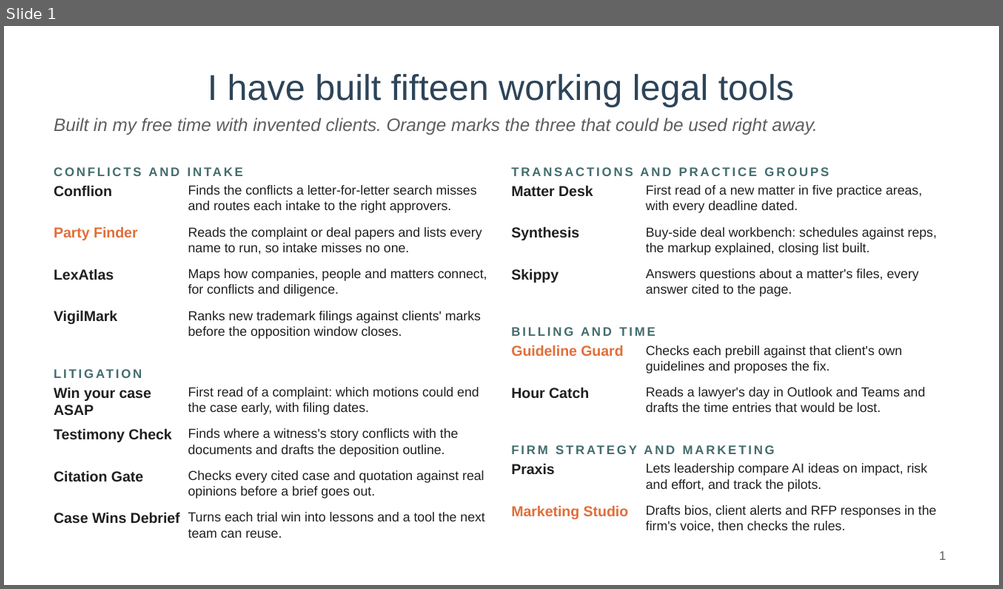
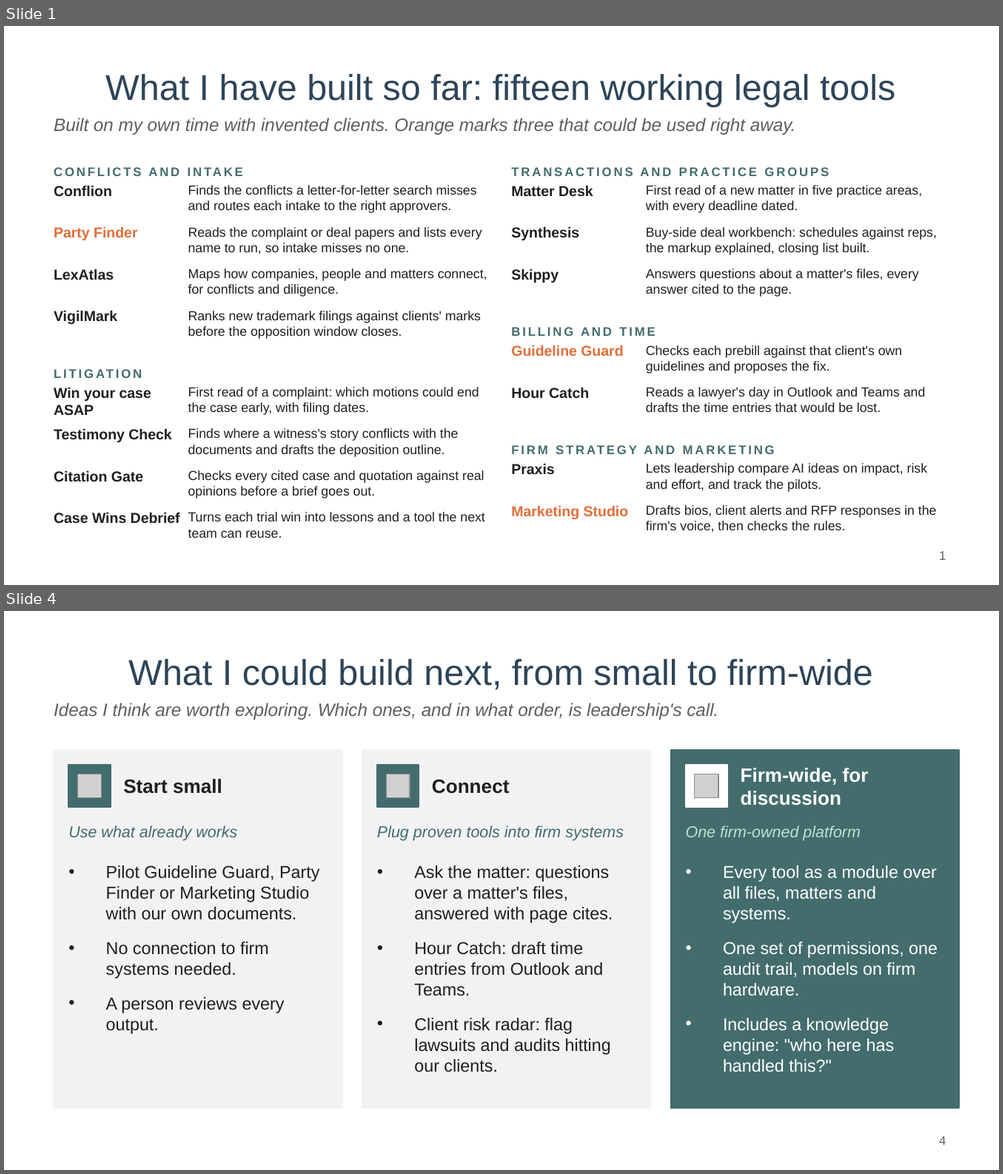
Before and after one commit to mylesparslow-collab/legal-portfolio, a slide deck: downloads/AI-ideas-Myles-Parslow.pptx. Shown one above the other, each under a label of ours: slide 1 before the commit, slides 1 and 4 after it; the slides between them are not shown. The pictures are 1003x589 and 1003x1174 pixels, drawn with LibreOffice and Linux fonts; fonts in the diff are those of the drawing; grey boxes stand for pictures; background and template pictures are left out. Boxes give left, top, right and bottom in pixels: in the first picture for what was removed or moved away, otherwise in the second. Text is boxed around its words. In the diff, an @@ line names an element or a change of style, - is before the commit and + after.

```diff
--- a/downloads/AI-ideas-Myles-Parslow.pptx
+++ b/downloads/AI-ideas-Myles-Parslow.pptx
@@ slide 4 added at bbox=[4, 611, 999, 1170], background #FFFFFF @@
@@ title added at bbox=[128, 659, 873, 690], 26 pt, text #2D4459 @@
+What I could build next, from small to firm-wide
@@ text added at bbox=[54, 703, 718, 720], 13 pt, text #5E5E5E, italic @@
+Ideas I think are worth exploring. Which ones, and in what order, is leadership's call.
@@ rectangle added at bbox=[54, 750, 342, 1108], fill #F2F2F2, outline #F2F2F2 1 pt @@
@@ rectangle added at bbox=[68, 765, 111, 807], fill #436C6D, outline #436C6D 1 pt @@
@@ rectangle added at bbox=[362, 750, 651, 1108], fill #F2F2F2, outline #F2F2F2 1 pt @@
@@ rectangle added at bbox=[377, 765, 418, 807], fill #436C6D, outline #436C6D 1 pt @@
@@ rectangle added at bbox=[670, 750, 959, 1108], fill #436C6D, outline #436C6D 1 pt @@
@@ rectangle added at bbox=[686, 765, 727, 807], fill #FFFFFF, outline #FFFFFF 1 pt @@
@@ picture added at bbox=[77, 774, 102, 798] @@
@@ text added at bbox=[123, 779, 222, 794], 14 pt, text #211E1F, bold @@
+Start small
@@ picture added at bbox=[386, 774, 410, 798] @@
@@ text added at bbox=[432, 779, 509, 794], 14 pt, text #211E1F, bold @@
+Connect
@@ picture added at bbox=[694, 774, 718, 798] @@
@@ text added at bbox=[740, 768, 868, 806], 14 pt, text #FFFFFF, bold @@
+Firm-wide, for discussion
@@ text added at bbox=[68, 826, 237, 841], 11.5 pt, text #436C6D, italic @@
+Use what already works
@@ text added at bbox=[377, 826, 623, 841], 11.5 pt, text #436C6D, italic @@
+Plug proven tools into firm systems
@@ text added at bbox=[686, 826, 860, 841], 11.5 pt, text #BFE0D5, italic @@
+One firm-owned platform
@@ text added at bbox=[106, 866, 319, 1034], 12.5 pt, text #211E1F @@
+• Pilot Guideline Guard, Party Finder or Marketing Studio with our own documents.
+• No connection to firm systems needed.
+• A person reviews every output.
@@ text added at bbox=[414, 866, 612, 1073], 12.5 pt, text #211E1F @@
+• Ask the matter: questions over a matter's files, answered with page cites.
+• Hour Catch: draft time entries from Outlook and Teams.
+• Client risk radar: flag lawsuits and audits hitting our clients.
@@ text added at bbox=[723, 866, 937, 1072], 12.5 pt, text #FFFFFF @@
+• Every tool as a module over all files, matters and systems.
+• One set of permissions, one audit trail, models on firm hardware.
+• Includes a knowledge engine: "who here has handled this?"
@@ page number added at bbox=[939, 1136, 945, 1145], 9 pt, text #5E5E5E @@
+4
@@ slide 1 changed as well @@
@@ title at bbox=[105, 74, 895, 107]: text changed @@
-I have built fifteen working legal tools
+What I have built so far: fifteen working legal tools
@@ text at bbox=[54, 118, 795, 135]: text changed @@
-Built in my free time with invented clients. Orange marks the three that could be used right away.
+Built on my own time with invented clients. Orange marks three that could be used right away.
```
Also in this commit, not shown: 3 other slides added, 4 slides removed, 1 other file.
